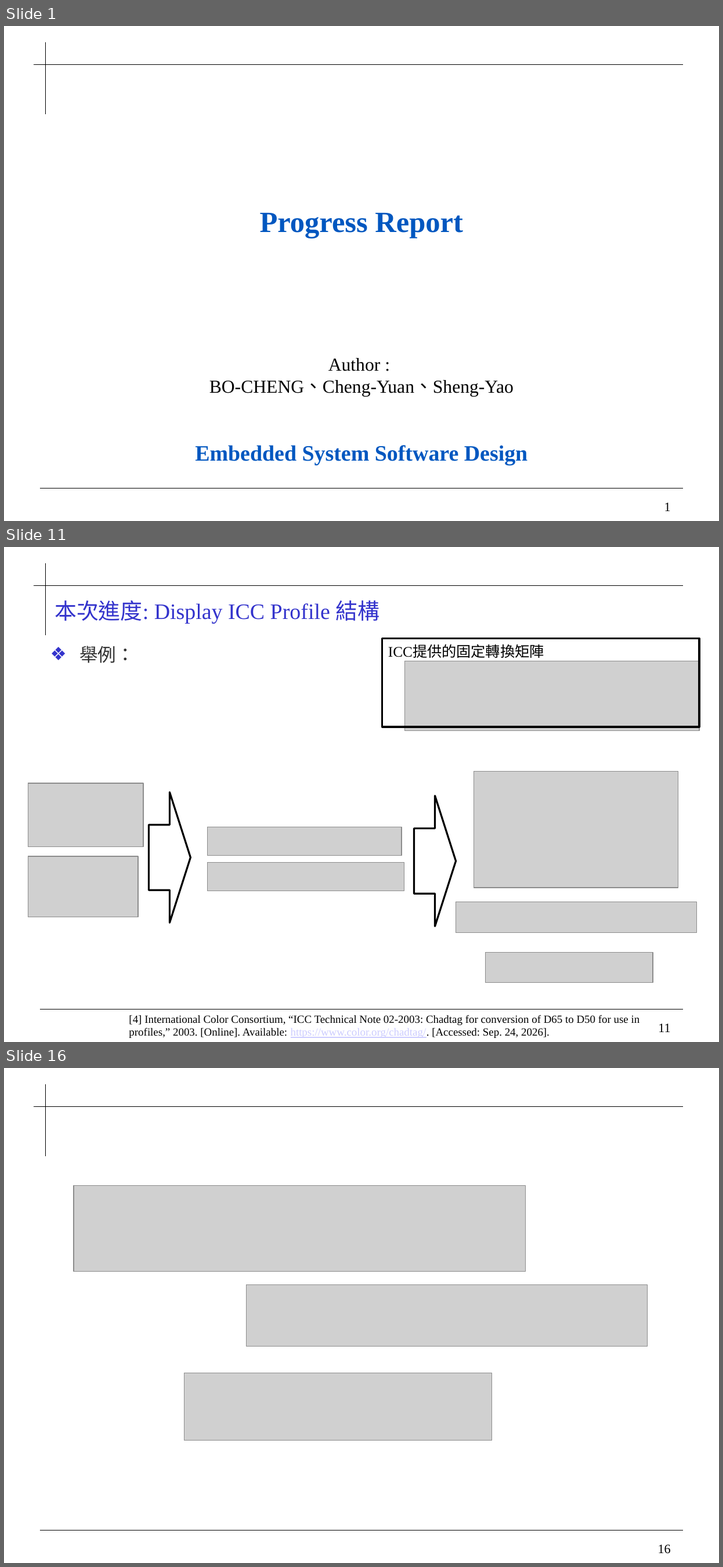
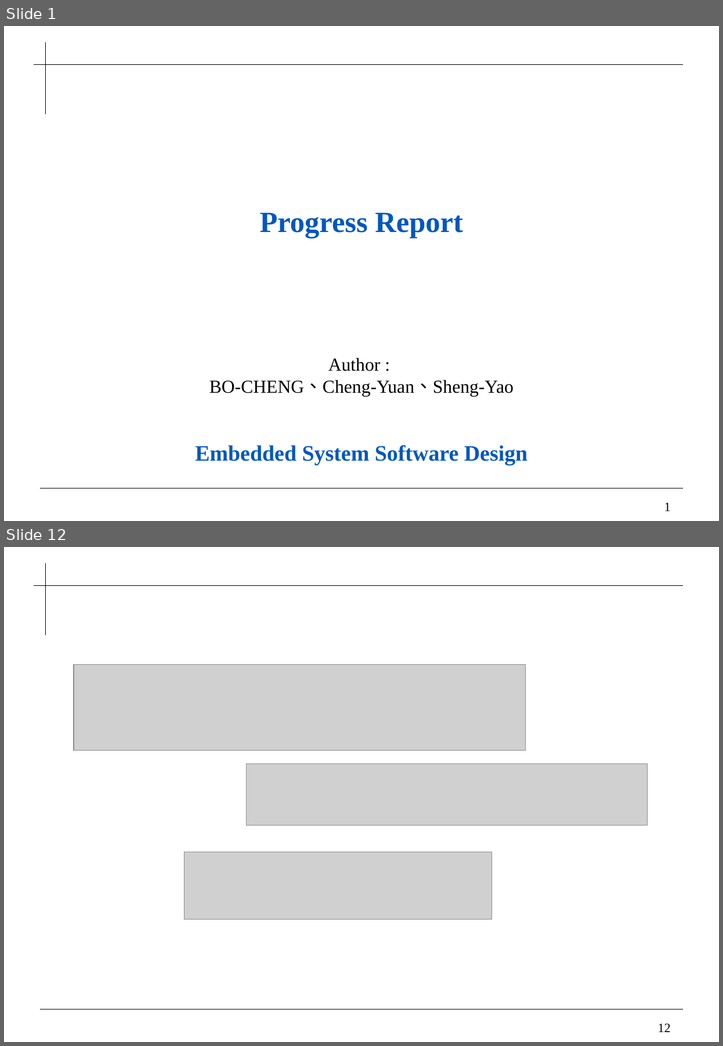
Before and after one commit to 0ilasis0/home, a slide deck: ICCPROFILE_0929.pptx. Shown one above the other, each under a label of ours: slides 1, 11 and 16 before the commit, slides 1 and 12 after it; the slides between them are not shown. The pictures are 723x1567 and 723x1046 pixels, drawn with LibreOffice and Linux fonts; fonts in the diff are those of the drawing; grey boxes stand for pictures; background and template pictures are left out. Boxes give left, top, right and bottom in pixels: in the first picture for what was removed or moved away, otherwise in the second. Text is boxed around its words. In the diff, an @@ line names an element or a change of style, - is before the commit and + after.

```diff
--- a/ICCPROFILE_0929.pptx
+++ b/ICCPROFILE_0929.pptx
@@ slide 11 removed at (4, 547, 719, 1042), background #FFFFFF; not listed: 4 template elements that a slide beside it also shows @@
@@ title removed at (54, 600, 380, 623) @@
-本次進度: Display ICC Profile 結構
@@ text removed at (79, 646, 134, 663) @@
-  ❖ 舉例：
@@ rectangle removed at (382, 638, 699, 726) @@
@@ text removed at (388, 645, 544, 658) @@
-ICC提供的固定轉換矩陣
@@ picture removed at (405, 661, 699, 731) @@
@@ picture removed at (474, 771, 679, 887) @@
@@ picture removed at (28, 783, 143, 846) @@
@@ right arrow removed at (148, 792, 190, 923) @@
@@ right arrow removed at (413, 796, 455, 926) @@
@@ picture removed at (207, 827, 402, 855) @@
@@ picture removed at (28, 857, 139, 917) @@
@@ picture removed at (207, 863, 404, 892) @@
@@ picture removed at (456, 901, 697, 932) @@
@@ picture removed at (485, 952, 652, 983) @@
@@ text removed at (129, 1014, 640, 1038) @@
-[4] International Color Consortium, “ICC Technical Note 02-2003: Chadtag for conversion of D65 to D50 for use in profiles,” 2003. [Online]. Available: https://www.color.org/chadtag/. [Accessed: Sep. 24, 2026].
@@ what was slide 16 is now slide 12 @@
@@ page number at (658, 1023, 670, 1032): text changed @@
-16
+12
```
Also in this commit, not shown: 5 slides changed, 5 slides added, 8 other slides removed, 4 other files.
